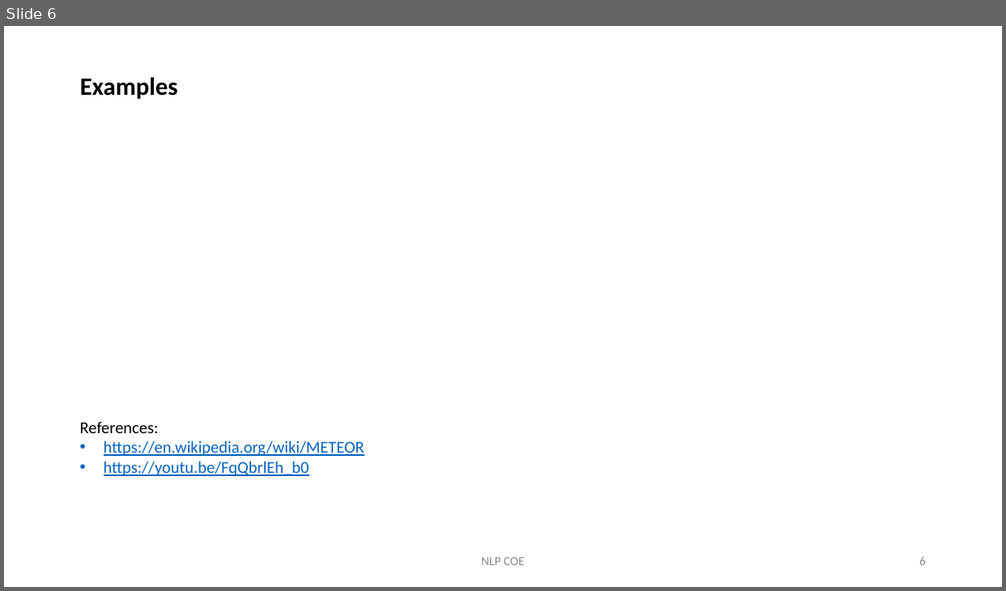
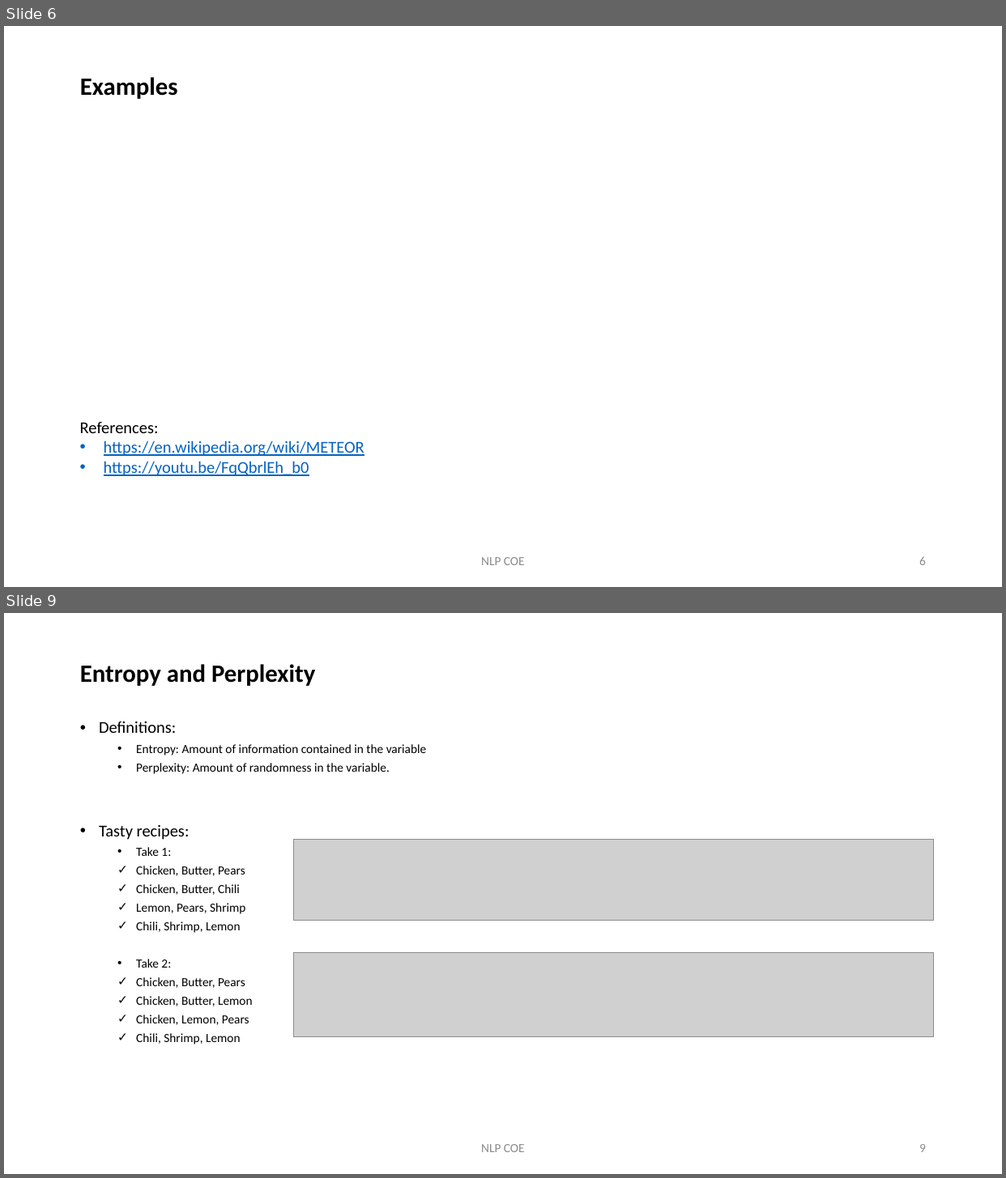
Before and after one commit to KristinChen/nlp-coe, a slide deck: updates-and-knowledge-sharing/Performance Metrics for Seq2Seq model.pptx. Shown one above the other, each under a label of ours: slide 6 before the commit, slides 6 and 9 after it; the slides between them are not shown. The pictures are 1006x591 and 1006x1178 pixels, drawn with LibreOffice and Linux fonts; fonts in the diff are those of the drawing; grey boxes stand for pictures. Boxes give left, top, right and bottom in pixels: in the first picture for what was removed or moved away, otherwise in the second. Text is boxed around its words. In the diff, an @@ line names an element or a change of style, - is before the commit and + after.

```diff
--- a/updates-and-knowledge-sharing/Performance Metrics for Seq2Seq model.pptx
+++ b/updates-and-knowledge-sharing/Performance Metrics for Seq2Seq model.pptx
@@ slide 9 added at bbox=[4, 613, 1002, 1174], background #FFFFFF @@
@@ title added at bbox=[80, 664, 315, 686], 24 pt, text #000000, bold @@
+Entropy and Perplexity
@@ text added at bbox=[99, 722, 427, 1045], 12 pt, text #000000 @@
+• Definitions:
+  • Entropy: Amount of information contained in the variable
+  • Perplexity: Amount of randomness in the variable.
+• Tasty recipes:
+  • Take 1:
+  ✓ Chicken, Butter, Pears
+  ✓ Chicken, Butter, Chili
+  ✓ Lemon, Pears, Shrimp
+  ✓ Chili, Shrimp, Lemon
+  • Take 2:
+  ✓ Chicken, Butter, Pears
+  ✓ Chicken, Butter, Lemon
+  ✓ Chicken, Lemon, Pears
+  ✓ Chili, Shrimp, Lemon
@@ picture added at bbox=[294, 839, 934, 920] @@
@@ picture added at bbox=[294, 953, 935, 1037] @@
@@ text added at bbox=[481, 1144, 525, 1152], 12 pt, text #8C8C8C @@
+NLP COE
@@ page number added at bbox=[919, 1144, 926, 1152], 12 pt, text #8C8C8C @@
+9
```
Also in this commit, not shown: 2 slides changed, 3 other slides added.
